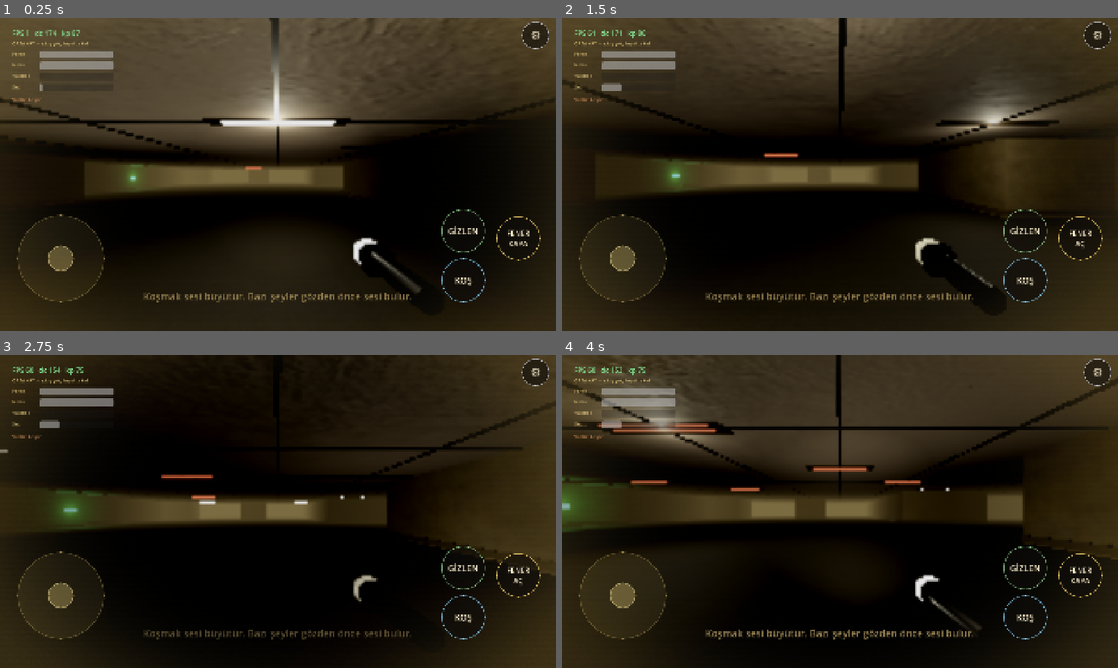
Above: before the commit, frames 1-4 (two rows, left to right).
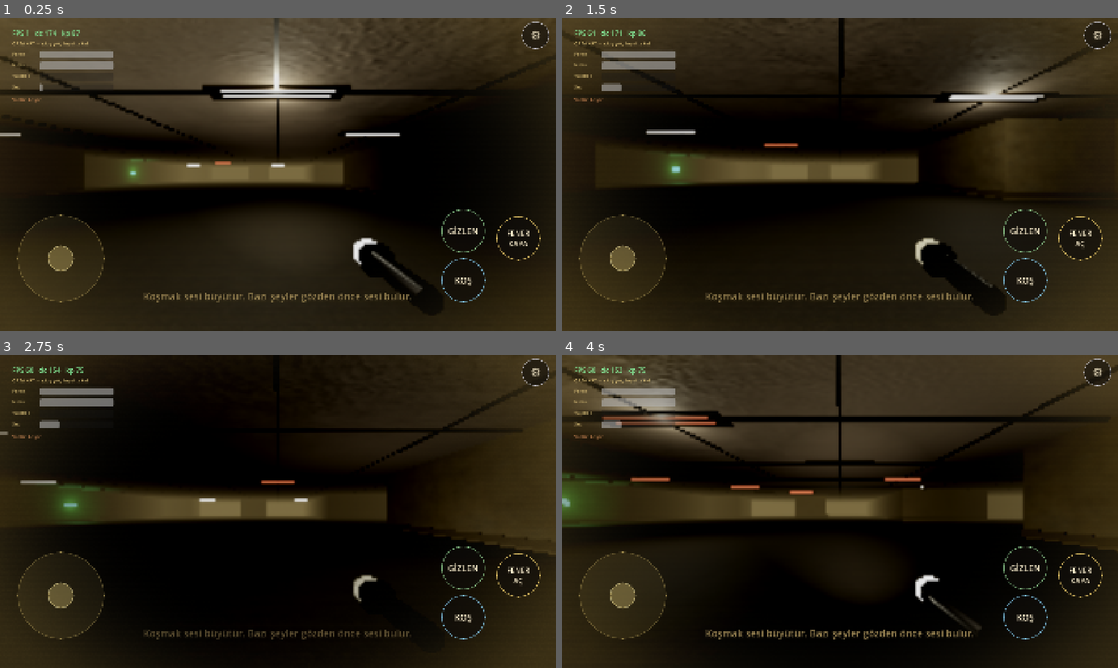
Above: after the commit, the same moments.

Repository: mehmetdem2005/Backrooms
Game: Godot game, scene res://scenes/Main.tscn
Same seed, same stepped clock (60 frames per second), same inputs: the game is played once before the commit and once after it.
Inputs (mouse positions are in pixels of both pictures, inside the frame that each line leads up to):
- Up to frame 1 (0.25 s): no input
- Up to frame 2 (1.5 s): tap Enter at 0.5 s; move the mouse to (867, 174) at 0.52 s; hold W from 0.53 s (still down); tap F at 0.6 s; move the mouse to (812, 174) at 1.27 s; tap Ctrl at 1.35 s
- Up to frame 3 (2.75 s): keep holding W; move the mouse to (289, 505) at 2.02 s; tap C at 2.1 s
- Up to frame 4 (4 s): keep holding W; move the mouse to (834, 517) at 2.77 s; tap Shift at 2.85 s; move the mouse to (878, 514) at 3.52 s; tap F at 3.6 s

The runs differ from the first frame. In frame 1, 19% of the frame differs, in the area x 0-100%, y 0-87%; in frame 2, 18%; in frame 3, 4.3%; in frame 4, 6.8%.

Commit message:
v4.1 CRITICAL FIX: real gravity -> multi-floor descent now works
Root cause of 'no stairs / cannot go down / monster stuck up high': player and
monster used a constant weak velocity.y=-0.2 (no real gravity) so they couldn't
descend slopes/ramps, and a single big per-chunk floor collision box covered the
ramp shaft. Fixes:
- Player + stalker now use real gravity (fall when airborne, light stick on floor)
  -> verified via headless physics test: player descends ramp from y=1.0 to the
  lower floor (y=-3.84 ~ -3.9).
- Floor collision is now per-cell (matches floor mesh) so ramp shafts are actually
  open.
- Ramp footprint split: remove upper-floor floor + shaft ceilings, but KEEP the
  lower-floor floor for a clean landing.
Bump to v4.1 (code 12).

https://claude.ai/code/session_01NRpMnaAWyeW9sMqBjCT8aX

Diff:
--- a/game_src/scripts/horror/ShadowStalker.gd
+++ b/game_src/scripts/horror/ShadowStalker.gd
@@ -311,9 +311,18 @@
     _path = level_builder.get_grid_path(start, goal, 4000)
     _path_index = 0
 
+func _apply_gravity(delta: float) -> void:
+    # Gerçek yerçekimi → canavar da rampadan inebilir, havada kalmaz.
+    if is_on_floor():
+        velocity.y = -2.0
+    else:
+        velocity.y = max(velocity.y - 20.0 * delta, -32.0)
+
 func _follow_path(delta: float) -> void:
     if _path.is_empty() or _path_index >= _path.size():
-        velocity = velocity.move_toward(Vector3.ZERO, 7.0 * delta)
+        velocity.x = move_toward(velocity.x, 0.0, 7.0 * delta)
+        velocity.z = move_toward(velocity.z, 0.0, 7.0 * delta)
+        _apply_gravity(delta)
         move_and_slide()
         _current_speed = Vector2(velocity.x, velocity.z).length()
         return
@@ -332,7 +341,9 @@
     if flat_to_target.length() < 0.5:
         _path_index += 1
         if _path_index >= _path.size():
-            velocity = velocity.move_toward(Vector3.ZERO, 7.0 * delta)
+            velocity.x = move_toward(velocity.x, 0.0, 7.0 * delta)
+            velocity.z = move_toward(velocity.z, 0.0, 7.0 * delta)
+            _apply_gravity(delta)
             move_and_slide()
             _current_speed = Vector2(velocity.x, velocity.z).length()
             return
@@ -351,7 +362,7 @@
     var desired: Vector3 = flat_to_target.normalized() * spd
     velocity.x = move_toward(velocity.x, desired.x, 12.0 * delta)
     velocity.z = move_toward(velocity.z, desired.z, 12.0 * delta)
-    velocity.y = -0.2
+    _apply_gravity(delta)
     move_and_slide()
     _current_speed = Vector2(velocity.x, velocity.z).length()
     # Yön: model _update_visual'da daima oyuncuya bakar.
--- a/game_src/scripts/level/PremiumBackroomsBuilder.gd
+++ b/game_src/scripts/level/PremiumBackroomsBuilder.gd
@@ -554,8 +554,10 @@
 # ---------------------------------------------------------------- geometri
 
 func _ramp_footprint() -> Dictionary:
-    # "f:x:z" -> true  (üst kat zeminini ve alt kat tavanını delmek için)
-    var set: Dictionary = {}
+    # Üst kat ZEMİNİ delinir (rampa onun yerine geçer). Alt kat TAVANI delinir
+    # (rampa şaftı açılır) ama alt kat ZEMİNİ KORUNUR (temiz iniş zemini).
+    var floor_set: Dictionary = {}
+    var ceil_set: Dictionary = {}
     for r: Dictionary in _ramps:
         var f: int = int(r["floor"])
         var x: int = int(r["x"])
@@ -564,14 +566,17 @@
         for i: int in range(0, RAMP_RUN + 1):
             var cx: int = x + dir.x * i
             var cz: int = z + dir.y * i
-            set["%d:%d:%d" % [f, cx, cz]] = true            # üst kat zemini delinir
-            set["%d:%d:%d" % [f + 1, cx, cz]] = true        # alt kat tavanı delinir
-    return set
+            floor_set["%d:%d:%d" % [f, cx, cz]] = true       # üst kat zemini sil
+            ceil_set["%d:%d:%d" % [f, cx, cz]] = true         # üst kat tavanı sil (şaft yukarı açık)
+            ceil_set["%d:%d:%d" % [f + 1, cx, cz]] = true     # alt kat tavanı sil
+    return {"floor": floor_set, "ceil": ceil_set}
 
 func _build_geometry() -> void:
     fixture_positions.clear()
     chunks.clear()
-    var holes: Dictionary = _ramp_footprint()
+    var ramp_fp: Dictionary = _ramp_footprint()
+    var floor_holes: Dictionary = ramp_fp["floor"]
+    var ceil_holes: Dictionary = ramp_fp["ceil"]
     var buckets: Dictionary = {}
 
     for f: int in range(floors):
@@ -584,12 +589,12 @@
                 var key: String = "%d:%d:%d" % [f, x, z]
                 if _get_cell(f, x, z) == 0:
                     var is_water: bool = _water_cells.has(key)
-                    if not holes.has(key):
+                    if not floor_holes.has(key):
                         # Havuz hücreleri beyaz fayans, diğerleri halı
                         var floor_type: String = "pooltile" if is_water else "floor"
                         _bpush(bucket, floor_type, _scaled_transform(Vector3(cell_size, 0.10, cell_size), center + Vector3(0.0, -0.05, 0.0)))
-                    # Tavan (sadece üstünde başka kat yoksa tam tavan; rampa deliği hariç)
-                    if not holes.has(key):
+                    # Tavan (rampa şaftında delik)
+                    if not ceil_holes.has(key):
                         _bpush(bucket, "ceiling", _scaled_transform(Vector3(cell_size, 0.12, cell_size), center + Vector3(0.0, ceiling_height, 0.0)))
                         var grid_y: float = ceiling_height - 0.07
                         _bpush(bucket, "grid", _scaled_transform(Vector3(cell_size, 0.05, 0.07), center + Vector3(0.0, grid_y, 0.0)))
@@ -776,12 +781,17 @@
     body.name = "ChunkCollision"
     chunk.add_child(body)
 
-    var floor_shape: BoxShape3D = BoxShape3D.new()
-    floor_shape.size = Vector3(span_x, 0.22, span_z)
-    var floor_col: CollisionShape3D = CollisionShape3D.new()
-    floor_col.shape = floor_shape
-    floor_col.position = center_world + Vector3(0.0, -0.12, 0.0)
-    body.add_child(floor_col)
+    # Zemin çarpışması HÜCRE BAŞINA (floor + pooltile mesh'leriyle birebir).
+    # Tek dev kutu rampa deliğini de kapatıyordu → aşağı inilemiyordu. Artık delik gerçek.
+    for ftype: String in ["floor", "pooltile"]:
+        if bucket.has(ftype):
+            for xform: Transform3D in bucket[ftype]:
+                var fs: BoxShape3D = BoxShape3D.new()
+                fs.size = Vector3(cell_size, 0.22, cell_size)
+                var fcol: CollisionShape3D = CollisionShape3D.new()
+                fcol.shape = fs
+                fcol.position = xform.origin
+                body.add_child(fcol)
 
     if bucket.has("_walls"):
         for wc: Vector3 in bucket["_walls"]:
--- a/game_src/scripts/player/PremiumFpsPlayer.gd
+++ b/game_src/scripts/player/PremiumFpsPlayer.gd
@@ -384,7 +384,11 @@
     var desired: Vector3 = (right * input_vector.x + forward * input_vector.y) * target_speed
     velocity.x = move_toward(velocity.x, desired.x, acceleration * delta)
     velocity.z = move_toward(velocity.z, desired.z, acceleration * delta)
-    velocity.y = -0.2
+    # GERÇEK yerçekimi: zeminde hafif yapışma, havadayken düşüş → rampa/merdivenden inebilme
+    if is_on_floor():
+        velocity.y = -2.0
+    else:
+        velocity.y = max(velocity.y - 20.0 * delta, -32.0)
     move_and_slide()
 
 func _get_desktop_move_vector() -> Vector2:
Not shown, changed: game_src/export_presets.cfg
Not shown, changed: dist/BackroomsPremiumV3.apk
